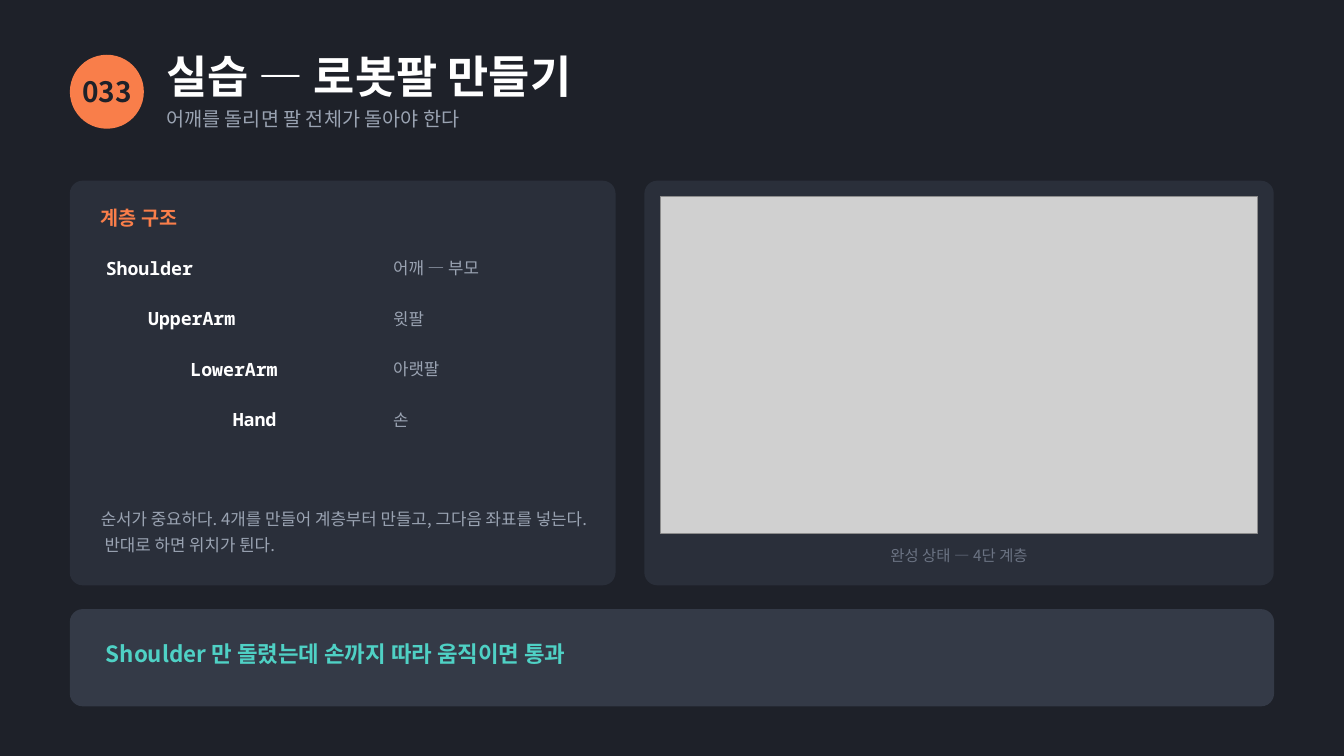
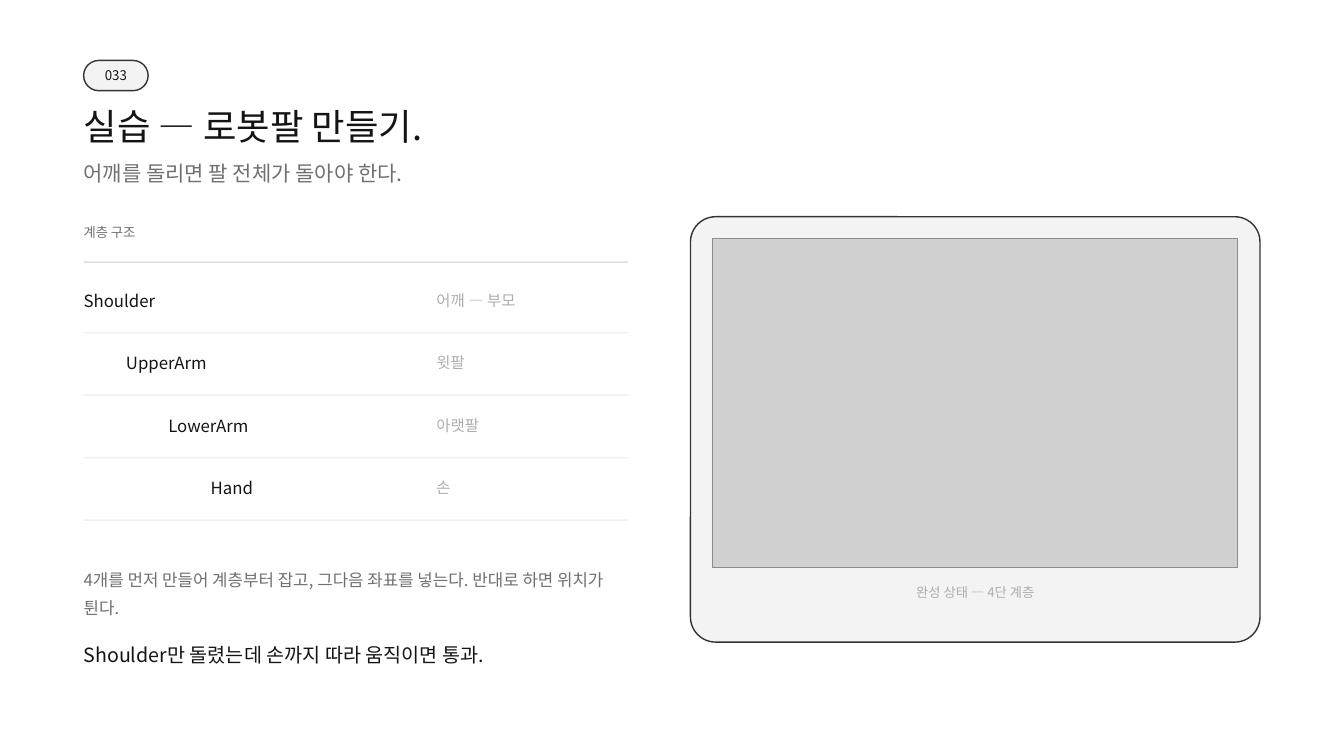
Before and after one commit to SBS-GameAcademy-Saturday/WaveBreaker, a slide deck: slide 8 of docs/04_배포자료/슬라이드/7주차-유니티입문.pptx. Drawn at 1344x756 pixels with LibreOffice and Linux fonts; fonts in the diff are those of the drawing; grey boxes stand for pictures. Boxes give left, top, right and bottom in pixels: in the first picture for what was removed or moved away, otherwise in the second. Text is boxed around its words. In the diff, an @@ line names an element or a change of style, - is before the commit and + after.

```diff
--- a/docs/04_배포자료/슬라이드/7주차-유니티입문.pptx
+++ b/docs/04_배포자료/슬라이드/7주차-유니티입문.pptx
@@ background #1E2129 to #FFFFFF @@
@@ text "033": place and size @@
-text "033" at [82,81,132,103]
+text "033" at [105,70,127,80]
@@ text "033" at [105,70,127,80]: size 20 to 9.5 pt, text colour #1E2129 to #141414, bold off @@
@@ rounded rectangle: place and size @@
-rounded rectangle at [71,55,143,128]
+rounded rectangle at [84,60,148,91]
@@ rounded rectangle at [84,60,148,91]: ellipse to rounded rectangle; fill #F97E4A to #F3F3F3; outline #F97E4A 1 pt to #333333 1 pt @@
@@ text at [84,110,423,143]: text changed; size 32 to 26 pt; text colour #FFFFFF to #141414; bold off @@
-실습 — 로봇팔 만들기
+실습 — 로봇팔 만들기.
@@ text at [84,163,403,183]: text changed; size 14 to 15 pt; text colour #9AA3B2 to #707070 @@
-어깨를 돌리면 팔 전체가 돌아야 한다
+어깨를 돌리면 팔 전체가 돌아야 한다.
@@ rounded rectangle removed at [71,181,615,585] @@
@@ text "계층 구조": place and size @@
-text "계층 구조" at [101,208,177,227]
+text "계층 구조" at [84,226,135,238]
@@ text "계층 구조" at [84,226,135,238]: size 14 to 9.5 pt, text colour #F97E4A to #707070, bold off @@
@@ rounded rectangle: place and size @@
-rounded rectangle at [645,181,1273,585]
+rounded rectangle at [691,217,1260,642]
@@ rounded rectangle at [691,217,1260,642]: fill #2A2F3A to #F3F3F3; outline #2A2F3A 1 pt to #333333 1 pt; proportions changed @@
@@ picture: place and size @@
-picture at [660,197,1258,533]
+picture at [713,239,1238,568]
@@ line added from (84, 262) to (628, 262), #E0E0E0 1 pt @@
@@ text "Shoulder": place and size @@
-text "Shoulder" at [106,261,193,275]
+text "Shoulder" at [84,293,155,308]
@@ text "어깨 — 부모": place and size @@
-text "어깨 — 부모" at [393,260,479,275]
+text "어깨 — 부모" at [436,293,515,307]
@@ line added from (84, 333) to (628, 333), #F0F0F0 1 pt @@
@@ text "UpperArm": place and size @@
-text "UpperArm" at [148,312,235,330]
+text "UpperArm" at [126,356,207,373]
@@ text "윗팔": place and size @@
-text "윗팔" at [393,311,424,326]
+text "윗팔" at [436,355,464,369]
@@ line added from (84, 395) to (628, 395), #F0F0F0 1 pt @@
@@ size 13 to 12 pt, font Noto Sans Mono to Noto Sans CJK KR, text colour #FFFFFF to #141414, bold off in 4 elements at [211,480,253,494], [84,293,155,308], [126,356,207,373], [168,419,248,432] @@
@@ text "LowerArm": place and size @@
-text "LowerArm" at [190,363,277,376]
+text "LowerArm" at [168,419,248,432]
@@ size 12 to 11 pt, text colour #9AA3B2 to #ADADAD in 4 elements at [436,481,450,494], [436,293,515,307], [436,355,464,369], [436,418,479,432] @@
@@ text "아랫팔": place and size @@
-text "아랫팔" at [393,361,439,376]
+text "아랫팔" at [436,418,479,432]
@@ line added from (84, 458) to (628, 458), #F0F0F0 1 pt @@
@@ text "Hand": place and size @@
-text "Hand" at [233,412,277,426]
+text "Hand" at [211,480,253,494]
@@ text "손": place and size @@
-text "손" at [393,412,408,427]
+text "손" at [436,481,450,494]
@@ line added from (84, 520) to (628, 520), #F0F0F0 1 pt @@
@@ text at [84,572,603,616]: text changed; text colour #9AA3B2 to #707070 @@
-순서가 중요하다. 4개를 만들어 계층부터 만들고, 그다음 좌표를 넣는다. 반대로 하면 위치가 튄다.
+4개를 먼저 만들어 계층부터 잡고, 그다음 좌표를 넣는다. 반대로 하면 위치가 튄다.
@@ text "완성 상태 — 4단 계층": place and size @@
-text "완성 상태 — 4단 계층" at [890,548,1027,562]
+text "완성 상태 — 4단 계층" at [916,586,1034,598]
@@ text "완성 상태 — 4단 계층" at [916,586,1034,598]: size 11 to 9.5 pt, text colour #6B7383 to #ADADAD @@
@@ rounded rectangle removed at [71,610,1273,706] @@
@@ text at [84,645,485,664]: text changed; size 16 to 14 pt; text colour #4FD1C5 to #141414; bold off @@
-Shoulder 만 돌렸는데 손까지 따라 움직이면 통과
+Shoulder만 돌렸는데 손까지 따라 움직이면 통과.
```
Also in this commit, not shown: 13 other slides changed, 4 other files.
